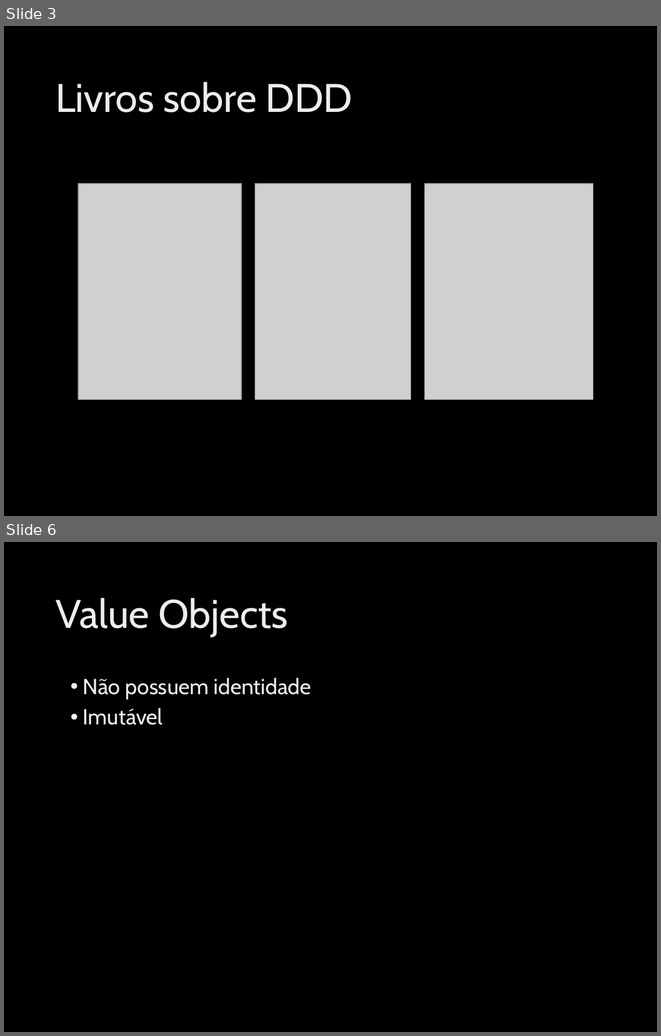
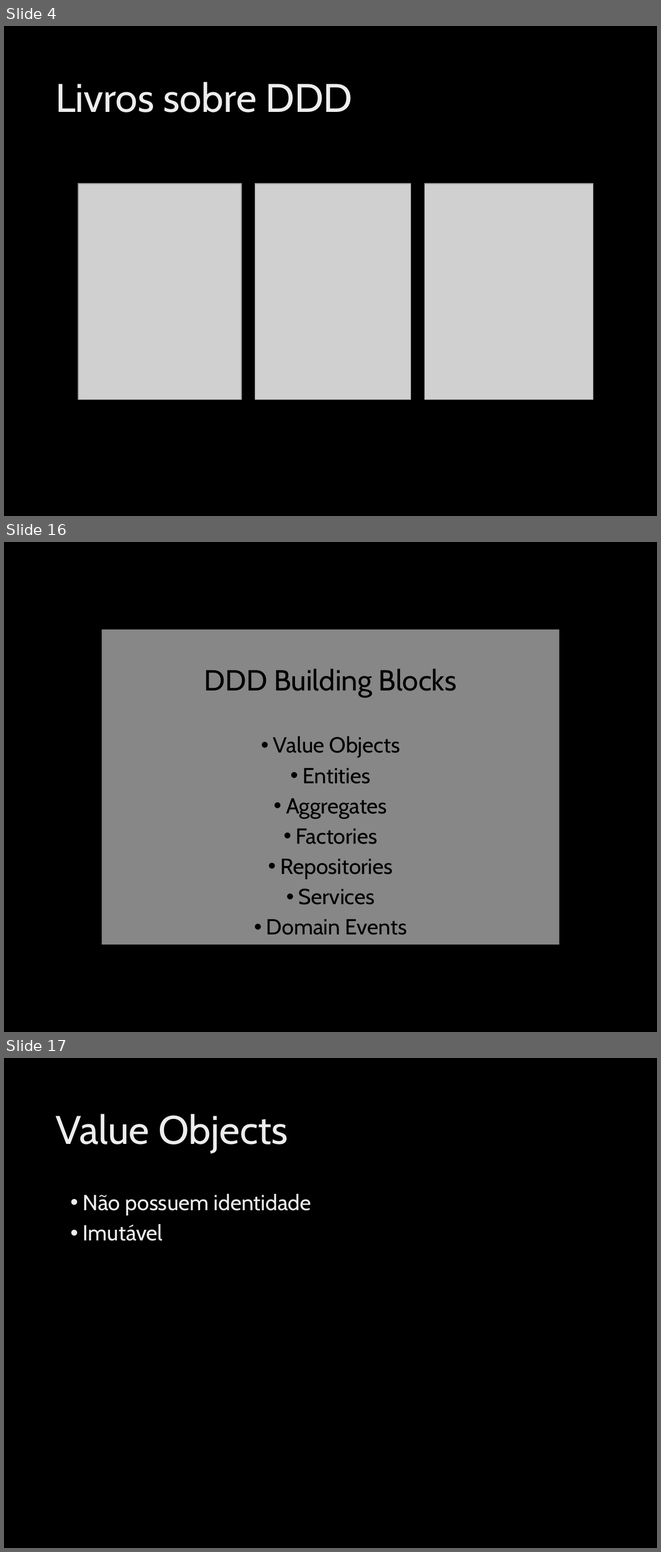
Before and after one commit to ivanpaulovich/event-sourcing-jambo, a slide deck: docs/Introdução ao Domain-Driven-Design (DDD).pptx. Shown one above the other, each under a label of ours: slides 3 and 6 before the commit, slides 4, 16 and 17 after it; the slides between them are not shown. The pictures are 661x1036 and 661x1552 pixels, drawn with LibreOffice and Linux fonts; fonts in the diff are those of the drawing; grey boxes stand for pictures; background and template pictures are left out. Boxes give left, top, right and bottom in pixels: in the first picture for what was removed or moved away, otherwise in the second. Text is boxed around its words. In the diff, an @@ line names an element or a change of style, - is before the commit and + after.

```diff
--- a/docs/Introdução ao Domain-Driven-Design (DDD).pptx
+++ b/docs/Introdução ao Domain-Driven-Design (DDD).pptx
@@ slide 16 added at box(4, 542, 657, 1032), background picture (left out) @@
@@ text added at box(102, 629, 559, 944), fill #FFFFFF at 53% opacity, 24 pt, text #000000 @@
+DDD Building Blocks
+• Value Objects
+• Entities
+• Aggregates
+• Factories
+• Repositories
+• Services
+• Domain Events
@@ what was slide 3 is now slide 4 @@
@@ what was slide 6 is now slide 17 @@
```
Also in this commit, not shown: 4 slides changed, 11 other slides added, 4 other files.
